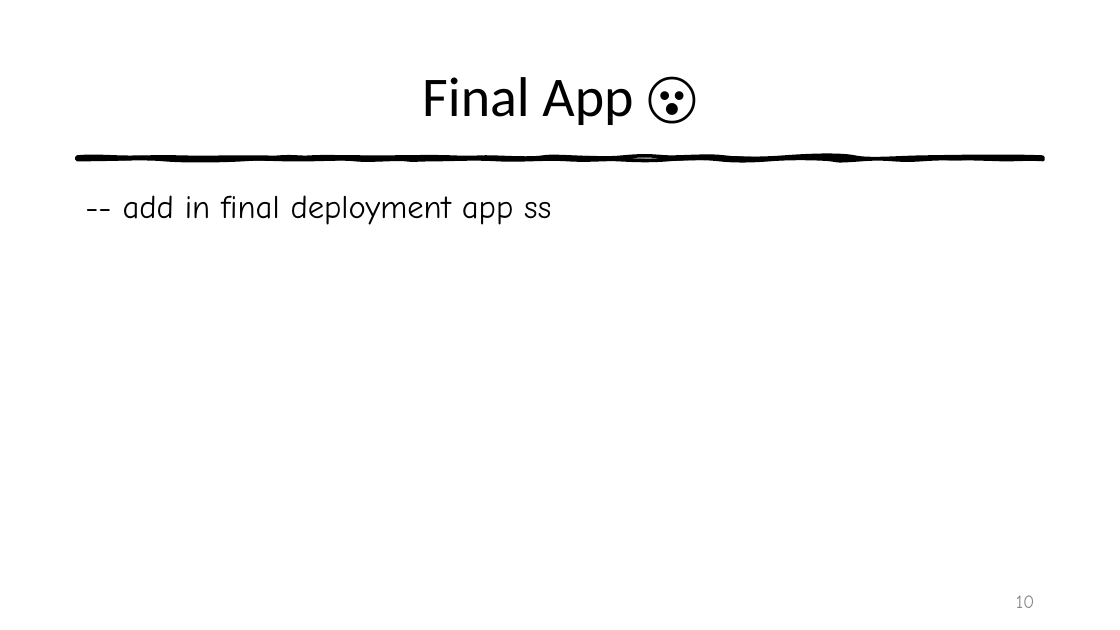
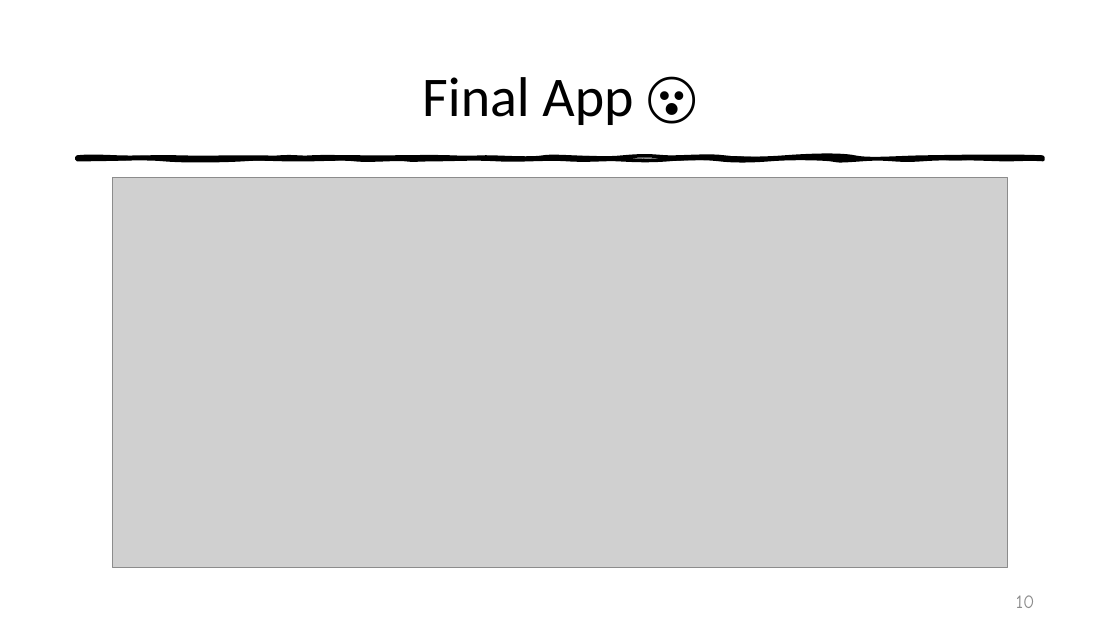
Before and after one commit to sudeshi1/WHUPL, a slide deck: slide 10 of WHUPL_PPT.pptx. Drawn at 1120x630 pixels with LibreOffice and Linux fonts; fonts in the diff are those of the drawing; grey boxes stand for pictures. Boxes give left, top, right and bottom in pixels: in the first picture for what was removed or moved away, otherwise in the second. Text is boxed around its words. In the diff, an @@ line names an element or a change of style, - is before the commit and + after.

```diff
--- a/WHUPL_PPT.pptx
+++ b/WHUPL_PPT.pptx
@@ picture added at (x1=113, y1=177, x2=1007, y2=568) @@
@@ text removed at (x1=123, y1=195, x2=551, y2=225) @@
--- add in final deployment app ss
```
Also in this commit, not shown: 2 other slides changed, 4 other files.
